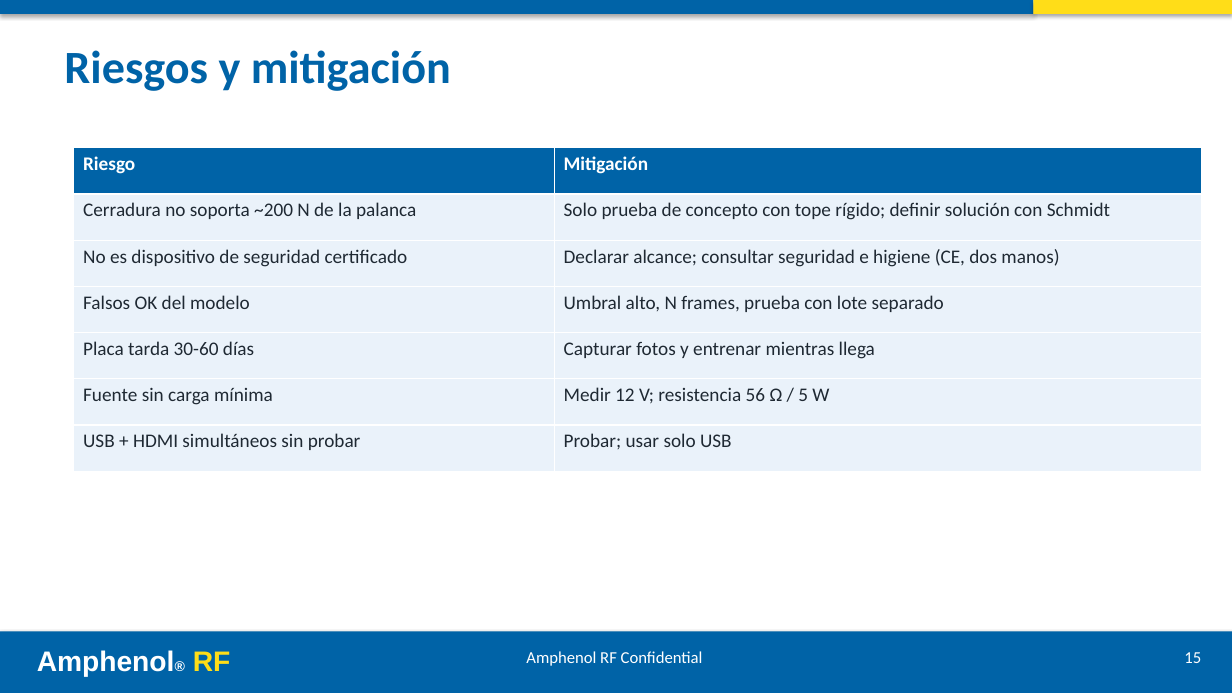
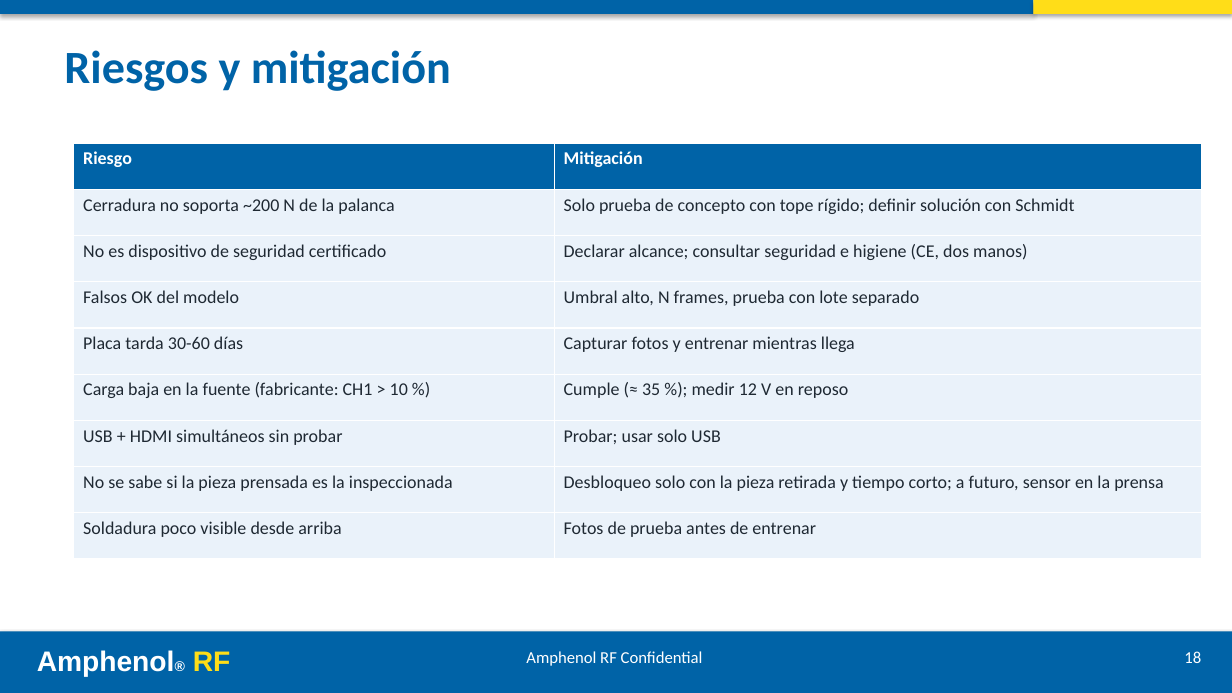
Before and after one commit to ricardosalmeron71-png/inspeccion-vision-solder-cap, a slide deck: slide 18 of docs/presentacion.pptx (slide 15 before the commit). Drawn at 1232x693 pixels with LibreOffice and Linux fonts; fonts in the diff are those of the drawing. Boxes give left, top, right and bottom in pixels: in the first picture for what was removed or moved away, otherwise in the second. Text is boxed around its words. In the diff, an @@ line names an element or a change of style, - is before the commit and + after.

```diff
--- a/docs/presentacion.pptx
+++ b/docs/presentacion.pptx
@@ table at (x1=74, y1=143, x2=1202, y2=559) @@
-row 6, column 1: Fuente sin carga mínima
+row 6, column 1: Carga baja en la fuente (fabricante: CH1 > 10 %)
-row 6, column 2: Medir 12 V; resistencia 56 Ω / 5 W
+row 6, column 2: Cumple (≈ 35 %); medir 12 V en reposo
+row 8: No se sabe si la pieza prensada es la inspeccionada | Desbloqueo solo con la pieza retirada y tiempo corto; a futuro, sensor en la prensa
+row 9: Soldadura poco visible desde arriba | Fotos de prueba antes de entrenar
@@ table resized from (x1=74, y1=148, x2=1202, y2=471) to (x1=74, y1=143, x2=1202, y2=559) @@
@@ text at (x1=1184, y1=651, x2=1201, y2=663): text changed @@
-15
+18
```
Also in this commit, not shown: 10 other slides changed, 3 slides added, 16 other files.
